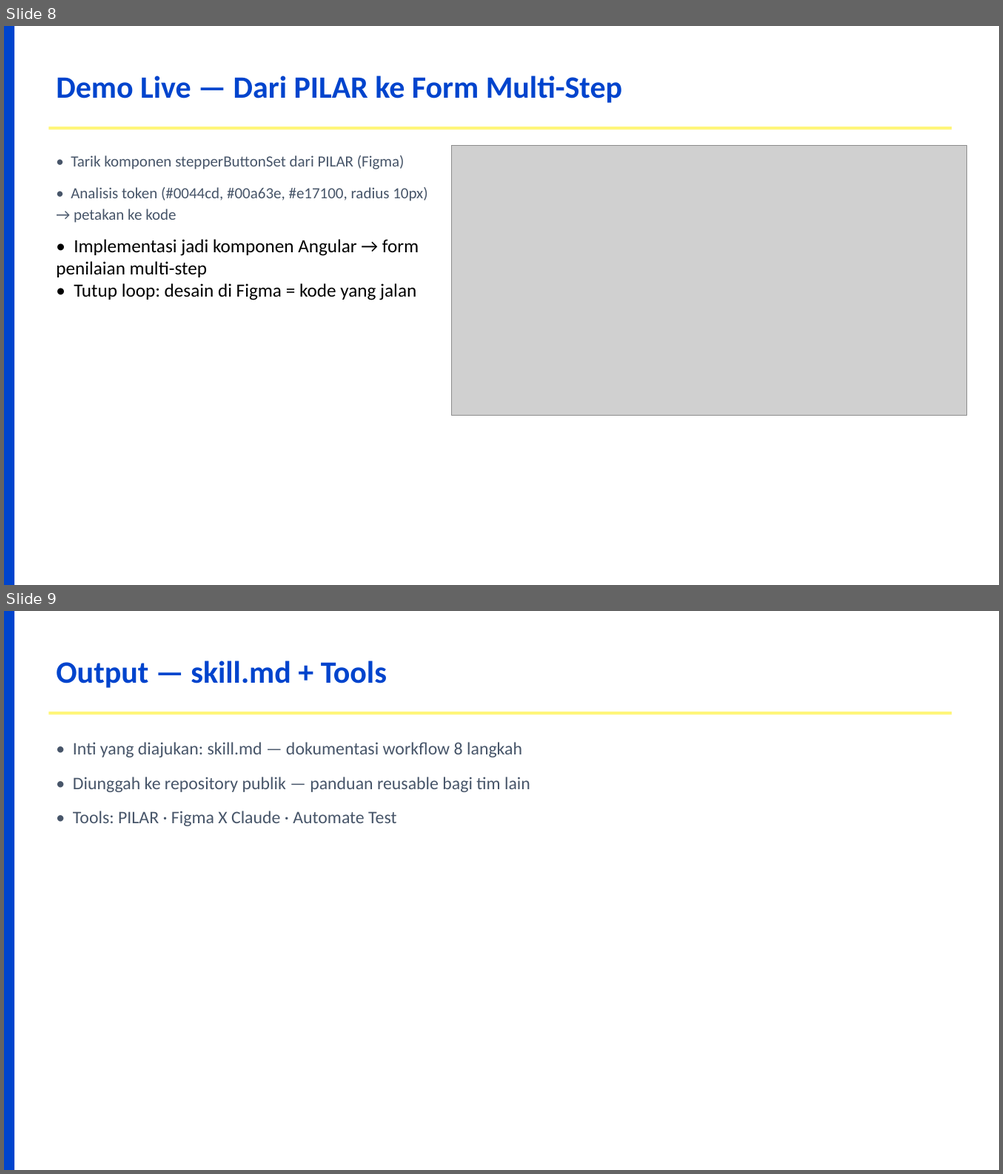
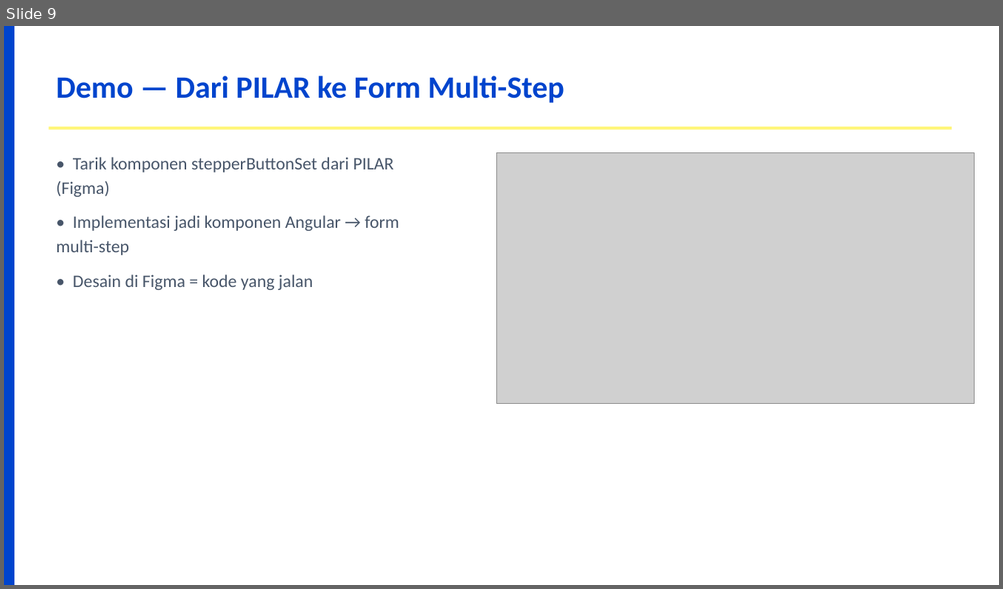
Before and after one commit to dhenta312/hackathon-appraisal, a slide deck: Presentasi-Penilaian-Kinerja.pptx. Shown one above the other, each under a label of ours: slides 8 and 9 before the commit, slide 9 after it. The pictures are 1003x1174 and 1003x589 pixels, drawn with LibreOffice and Linux fonts; fonts in the diff are those of the drawing; grey boxes stand for pictures. Boxes give left, top, right and bottom in pixels: in the first picture for what was removed or moved away, otherwise in the second. Text is boxed around its words. In the diff, an @@ line names an element or a change of style, - is before the commit and + after.

```diff
--- a/Presentasi-Penilaian-Kinerja.pptx
+++ b/Presentasi-Penilaian-Kinerja.pptx
@@ slide 9 removed at bbox=[4, 611, 999, 1170], background #FFFFFF @@
@@ rectangle removed at bbox=[4, 611, 14, 1170] @@
@@ text removed at bbox=[56, 661, 387, 688] @@
-Output — skill.md + Tools
@@ rectangle removed at bbox=[48, 712, 951, 715] @@
@@ text removed at bbox=[73, 742, 530, 826] @@
-• Inti yang diajukan: skill.md — dokumentasi workflow 8 langkah
-• Diunggah ke repository publik — panduan reusable bagi tim lain
-• Tools: PILAR · Figma X Claude · Automate Test
@@ what was slide 8 is now slide 9 @@
@@ slide 9 changed as well @@
@@ text at bbox=[56, 76, 564, 103]: text changed @@
-Demo Live — Dari PILAR ke Form Multi-Step
+Demo — Dari PILAR ke Form Multi-Step
@@ text at bbox=[56, 157, 394, 197]: size 15 to 17 pt in "• Tarik komponen stepperButtonSet dari PILAR (Figma)" @@
@@ picture: place and size @@
-picture at bbox=[452, 145, 967, 416]
+picture at bbox=[496, 153, 974, 403]
@@ text at bbox=[56, 215, 399, 290]: text changed; size 18 to 17 pt; text colour #000000 to #475569 @@
-• Analisis token (#0044cd, #00a63e, #e17100, radius 10px) → petakan ke kode
-• Implementasi jadi komponen Angular → form penilaian multi-step
-• Tutup loop: desain di Figma = kode yang jalan
+• Implementasi jadi komponen Angular → form multi-step
+• Desain di Figma = kode yang jalan
```
Also in this commit, not shown: 4 other slides changed, 5 slides added, 4 other slides removed, 1 other file.
